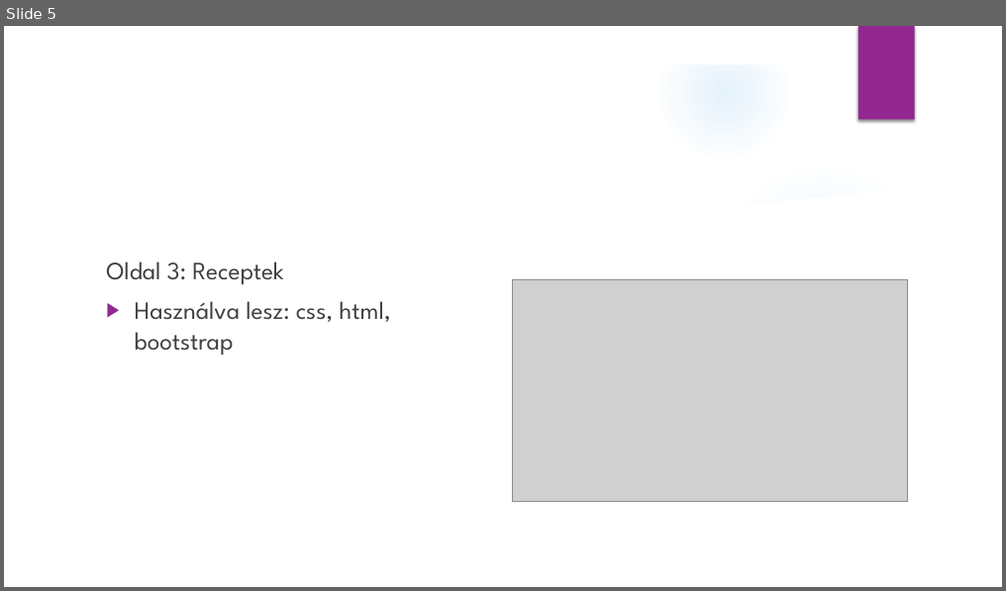
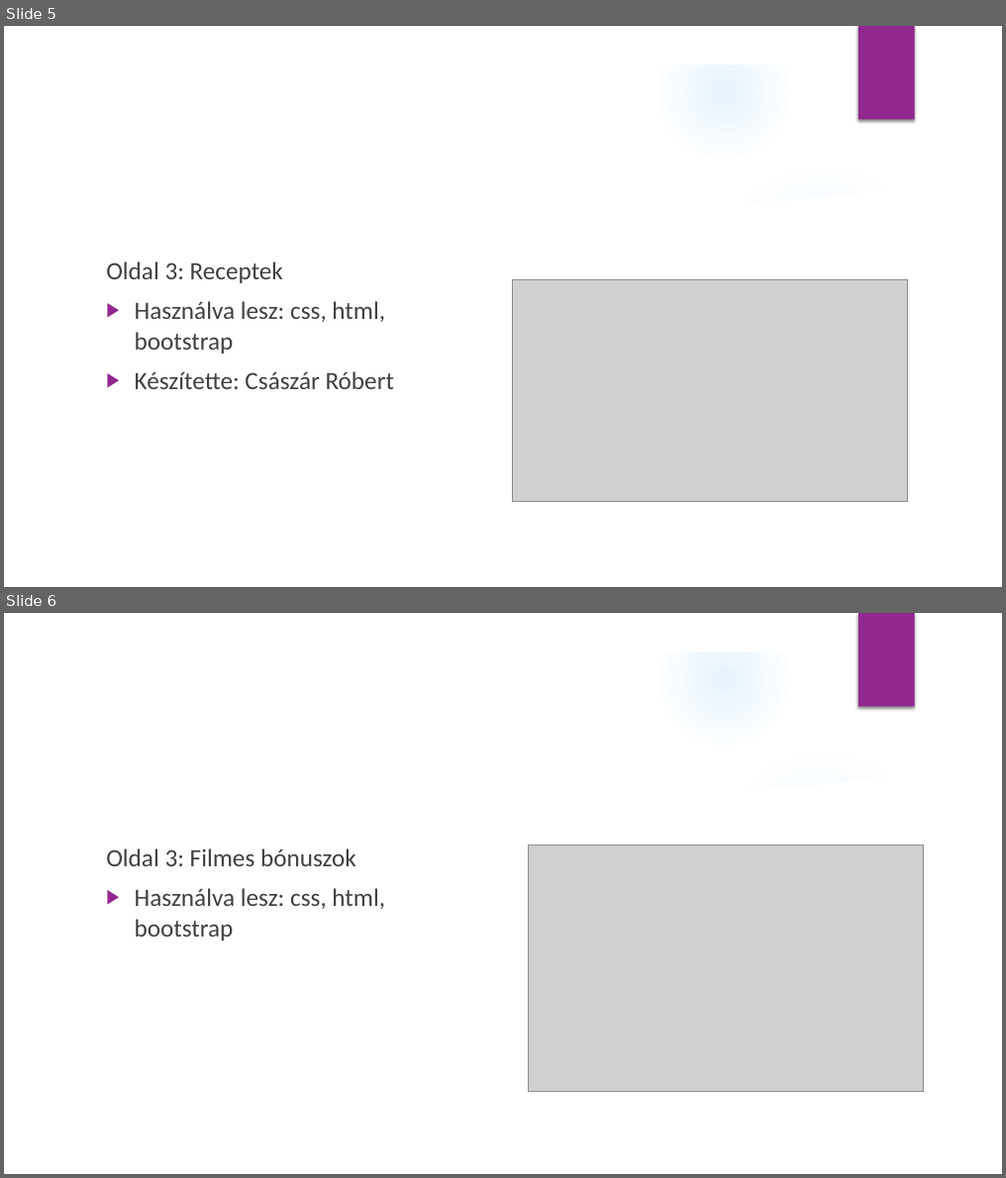
Before and after one commit to M3morui/html, a slide deck: karacsony/Karácsonyi Honlap Projekt.pptx. Shown one above the other, each under a label of ours: slide 5 before the commit, slides 5 and 6 after it. The pictures are 1006x591 and 1006x1178 pixels, drawn with LibreOffice and Linux fonts; fonts in the diff are those of the drawing; grey boxes stand for pictures; background and template pictures are left out. Boxes give left, top, right and bottom in pixels: in the first picture for what was removed or moved away, otherwise in the second. Text is boxed around its words. In the diff, an @@ line names an element or a change of style, - is before the commit and + after.

```diff
--- a/karacsony/Karácsonyi Honlap Projekt.pptx
+++ b/karacsony/Karácsonyi Honlap Projekt.pptx
@@ slide 6 added at [4,613,1002,1174], background picture (left out); not listed: 9 template elements that a slide beside it also shows @@
@@ text added at [106,849,385,941], 24 pt, text #404040 @@
+Oldal 3: Filmes bónuszok
+▶ Használva lesz: css, html, bootstrap
@@ picture added at [528,845,924,1092] @@
@@ slide 5 changed as well @@
@@ text at [106,262,385,354]: font League Spartan to Calibri in "Oldal 3: Receptek", "Használva lesz: css, html, bootstrap" @@
@@ text at [135,372,394,389]: paragraph added @@
+▶ Készítette: Császár Róbert
```
Also in this commit, not shown: 6 other slides changed, 1 other slide added, 6 other files.
